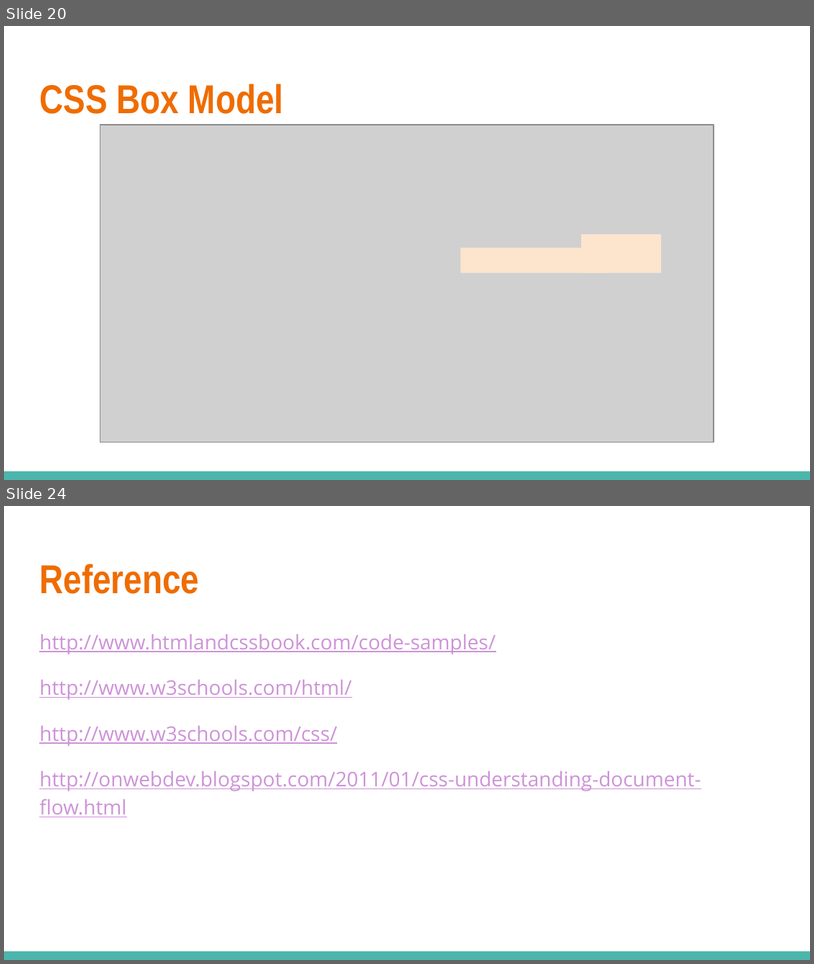
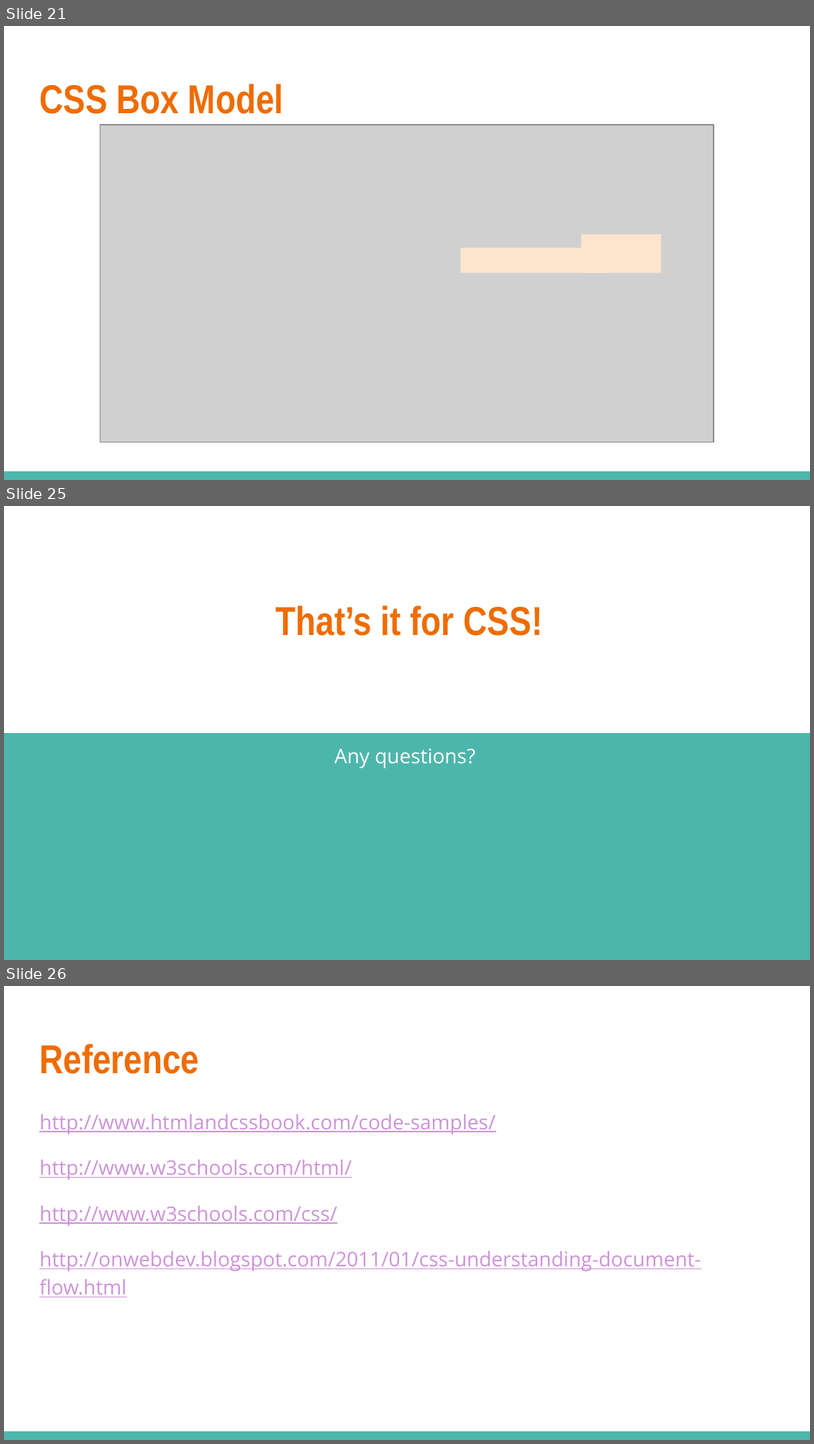
Before and after one commit to linkedin/high-school-trainee, a slide deck: Week_1/Lectures/1.3_HTML_and_CSS.pptx. Shown one above the other, each under a label of ours: slides 20 and 24 before the commit, slides 21, 25 and 26 after it; the slides between them are not shown. The pictures are 814x964 and 814x1444 pixels, drawn with LibreOffice and Linux fonts; fonts in the diff are those of the drawing; grey boxes stand for pictures. Boxes give left, top, right and bottom in pixels: in the first picture for what was removed or moved away, otherwise in the second. Text is boxed around its words. In the diff, an @@ line names an element or a change of style, - is before the commit and + after.

```diff
--- a/Week_1/Lectures/1.3_HTML_and_CSS.pptx
+++ b/Week_1/Lectures/1.3_HTML_and_CSS.pptx
@@ slide 25 added at [4, 506, 810, 960], background #FFFFFF @@
@@ title added at [276, 605, 543, 636], 36 pt, text #EF6C00, bold @@
+That’s it for CSS!
@@ rectangle added at [4, 733, 810, 959], fill #4DB6AC @@
@@ text added at [334, 748, 476, 768], 18 pt, text #FFFFFF @@
+Any questions?
@@ what was slide 20 is now slide 21 @@
@@ what was slide 24 is now slide 26 @@
```
Also in this commit, not shown: 13 slides changed, 1 other slide added, 17 other files.
